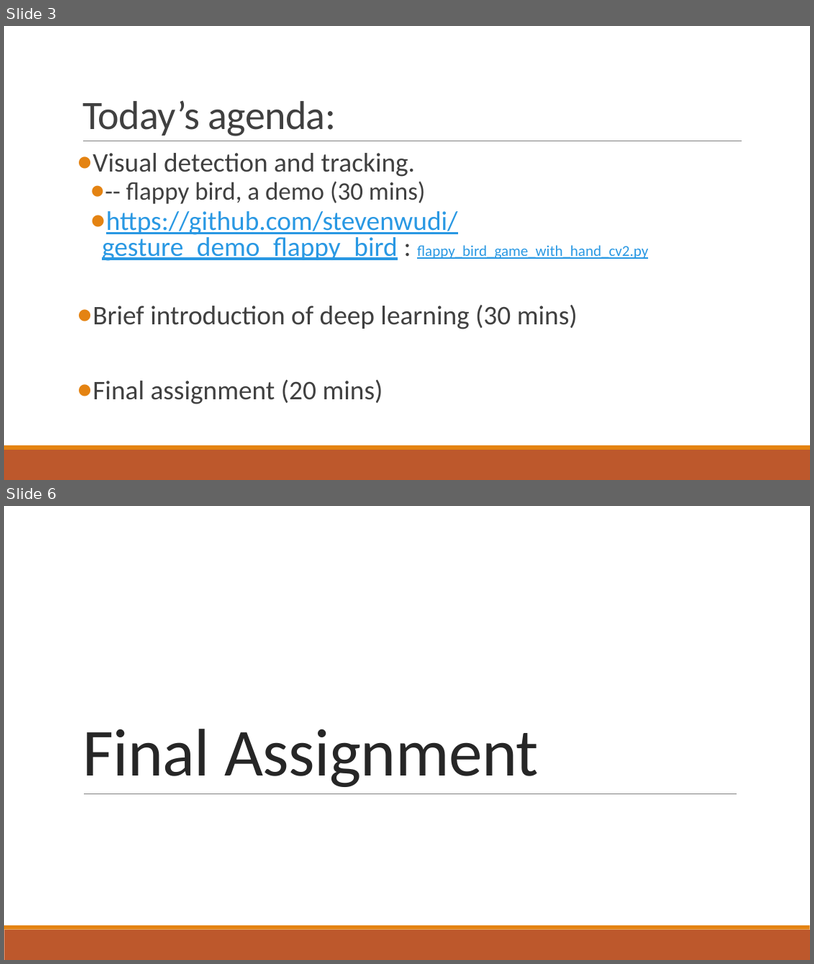
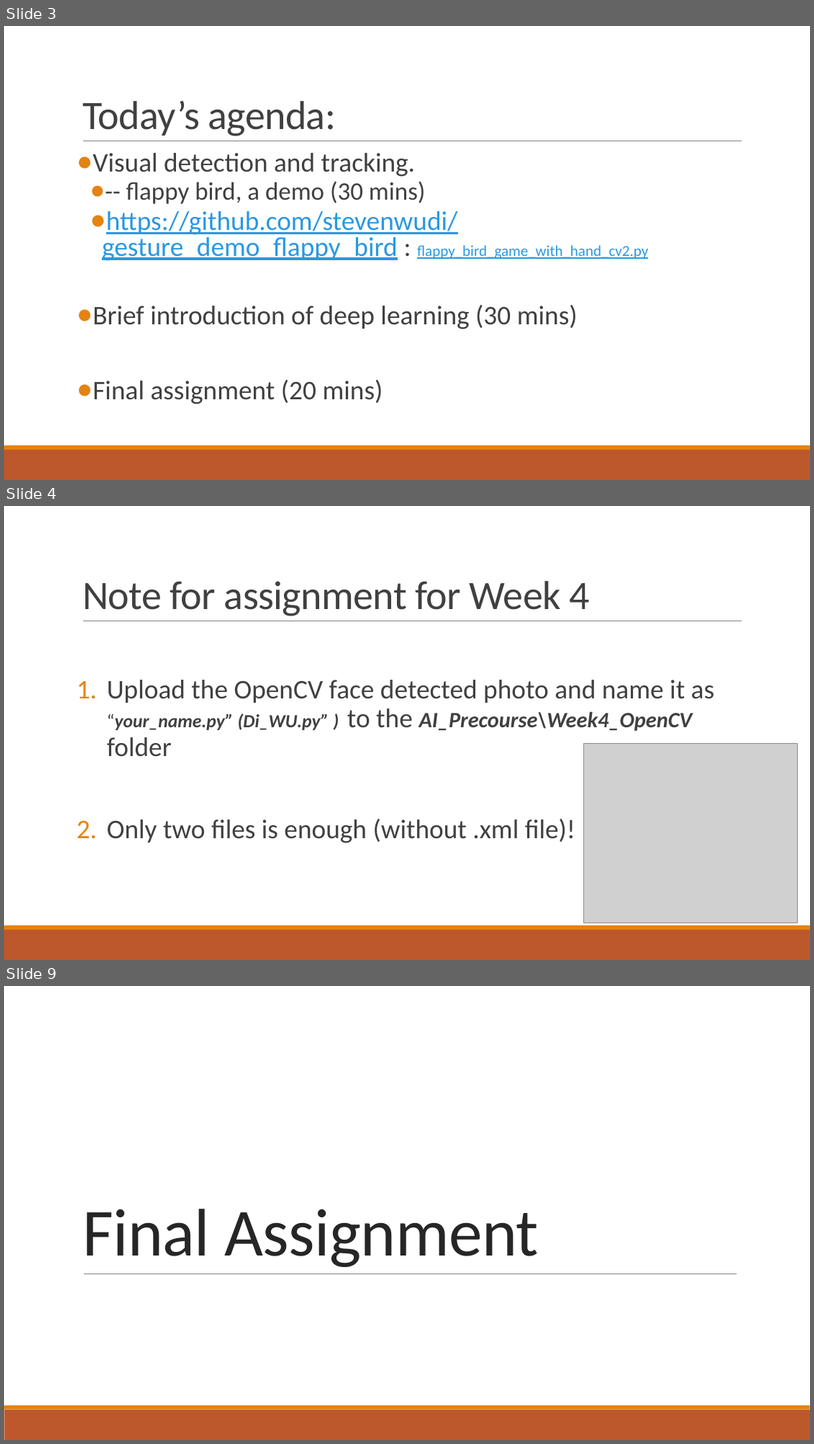
Before and after one commit to stevenwudi/AI_Precourse_2019, a slide deck: AI_Precourse/Week6_Final.pptx. Shown one above the other, each under a label of ours: slides 3 and 6 before the commit, slides 3, 4 and 9 after it; the slides between them are not shown. The pictures are 814x964 and 814x1444 pixels, drawn with LibreOffice and Linux fonts; fonts in the diff are those of the drawing; grey boxes stand for pictures; background and template pictures are left out. Boxes give left, top, right and bottom in pixels: in the first picture for what was removed or moved away, otherwise in the second. Text is boxed around its words. In the diff, an @@ line names an element or a change of style, - is before the commit and + after.

Commit message:
week 6

```diff
--- a/AI_Precourse/Week6_Final.pptx
+++ b/AI_Precourse/Week6_Final.pptx
@@ slide 4 added at (4,506,810,960), background #FFFFFF; not listed: 3 template elements that a slide beside it also shows @@
@@ title added at (82,581,589,616), 48 pt, text #404040 @@
+Note for assignment for Week 4
@@ text added at (107,680,715,843), 32 pt, text #404040 @@
+1. Upload the OpenCV face detected photo and name it as “your_name.py” (Di_WU.py” ) to the AI_Precourse\Week4_OpenCV folder
+2. Only two files is enough (without .xml file)!
@@ picture added at (584,743,797,923) @@
@@ what was slide 6 is now slide 9 @@
```
Also in this commit, not shown: 2 slides changed, 4 other slides added, 2 slides removed, 2 other files.
